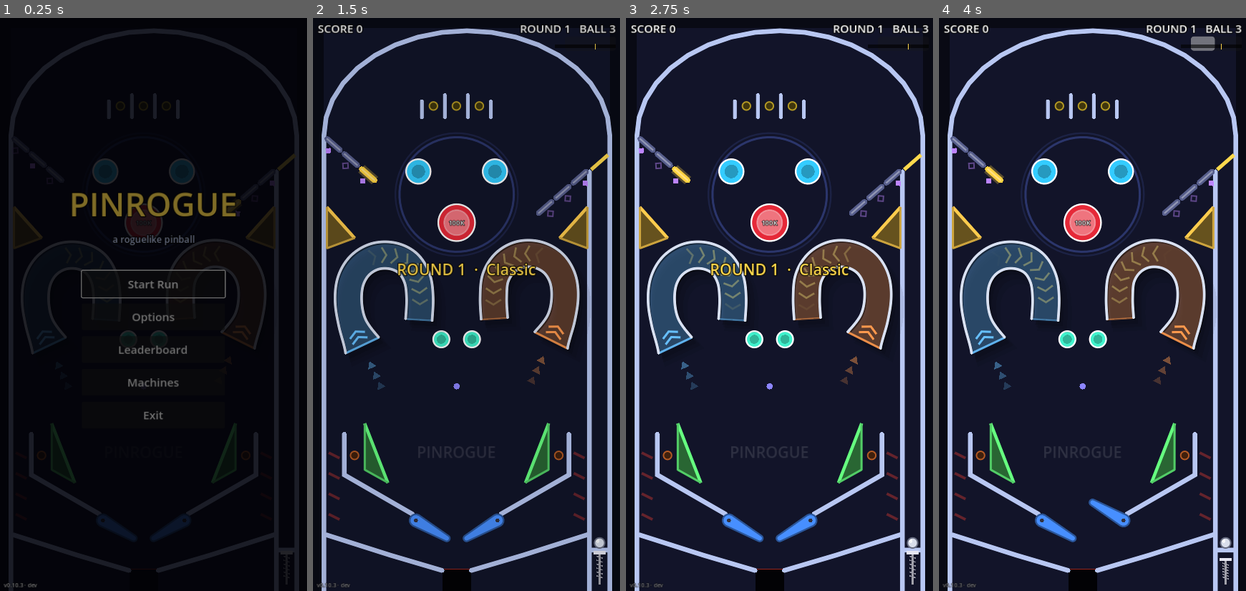
Above: before the commit, frames 1-4 (left to right).
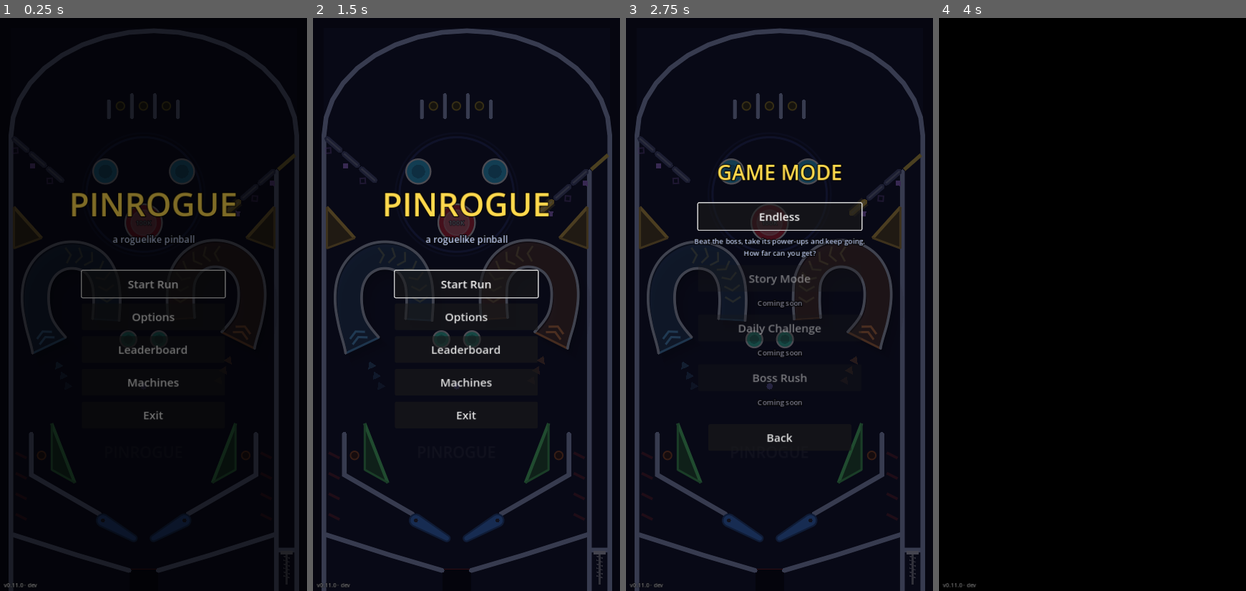
Above: after the commit, the same moments.

Repository: sessaregoAldo/PinRogue
Game: Godot game, scene res://scenes/main_menu.tscn
Same seed, same stepped clock (60 frames per second), same inputs: the game is played once before the commit and once after it.
Inputs (mouse positions are in pixels of both pictures, inside the frame that each line leads up to):
- Up to frame 1 (0.25 s): no input
- Up to frame 2 (1.5 s): click "Start Run" at 0.5 s; click (466, 436) at 1.25 s, where only the run after the commit has a clickable "Back"
- Up to frame 3 (2.75 s): click (779, 281) at 2 s, where only the run after the commit has a clickable "Start Run"
- Up to frame 4 (4 s): click (1092, 218) at 2.75 s, where only the run after the commit has a clickable "Endless"; tap Enter (ui_accept) at 3.5, 3.77 s; move the mouse to (1160, 275) at 3.52 s; hold M (flipper_right) from 3.53 s (still down); hold Space (launch) from 3.53 s (still down); click (1160, 275) at 3.67 s

The runs differ from the first frame. In frame 1, less than 0.1% of the frame differs, in the area x 4-8%, y 98-100%; in frame 2, 22%; in frame 3, 22%; in frame 4, 92%, in the area x 1-99%, y 1-100%.

Commit message:
v0.11.0: game mode picker and a controls summary before the first ball
- Start Run opens a GAME MODE page: Endless, plus greyed-out Story Mode,
  Daily Challenge and Boss Rush (coming soon).
- Picking a mode shows the controls for the device being used (keyboard on
  PC, touch on phones/tablets; Options > Controls can force either), plus
  the goal. Any key, click or tap loads the first machine; Esc / Back
  returns to the mode list.

Co-Authored-By: Claude Opus 5.5 <noreply@anthropic.com>

Diff:
--- a/build_info.cfg
+++ b/build_info.cfg
@@ -1,2 +1,2 @@
 [build]
-time="2026-11-09 00:45 UTC"
+time="2026-11-09 03:16 UTC"
--- a/project.godot
+++ b/project.godot
@@ -11,7 +11,7 @@
 [application]
 
 config/name="PinRogue"
-config/version="0.10.3"
+config/version="0.11.0"
 run/main_scene="res://scenes/main_menu.tscn"
 config/features=PackedStringArray("4.3", "GL Compatibility")
 
--- a/scripts/game_manager.gd
+++ b/scripts/game_manager.gd
@@ -75,6 +75,8 @@
 var nudge_mode: String = "swipe"
 ## touch_controls: "auto" (shown on touch screens), "on" or "off".
 var touch_controls: String = "auto"
+## Game mode picked in the main menu. Only "endless" exists so far.
+var game_mode: String = "endless"
 
 # --- Run modifiers (set by power-ups, reset on restart) ---
 ## True while the high-score name entry is focused (blocks the pause menu / restart key).
--- a/scripts/main_menu.gd
+++ b/scripts/main_menu.gd
@@ -1,8 +1,11 @@
 extends Node2D
 ## Main menu: Start Run, Options, Leaderboard, Machines (once there are more
 ## than 2 levels), Exit (desktop only). The first machine is shown dimmed in
-## the background. Start Run fades to black and opens the game, which fades in
-## on round 1.
+## the background.
+##
+## Start Run -> pick a game mode (Endless; the others are greyed out until they
+## exist) -> a controls summary for this device (PC or touch screen) -> any key,
+## click or tap fades to black and opens the game, which fades in on round 1.
 
 const GAME_SCENE := "res://scenes/game.tscn"
 const BUTTON_SIZE := Vector2(280, 52)
@@ -14,6 +17,17 @@
 var _options_page: VBoxContainer
 var _leaderboard_page: VBoxContainer
 var _machines_page: VBoxContainer
+var _modes_page: VBoxContainer
+var _controls_page: VBoxContainer
+var _endless_button: Button
+var _controls_title: Label
+var _controls_grid: GridContainer
+var _controls_footer: Label
+## Input is ignored on the controls page until this time (so the click / key that
+## picked the mode doesn't skip it).
+var _controls_ready_at: float = 0.0
+## True when the player is using a touch screen (last input was a touch, not a key).
+var _touch_used: bool = false
 var _start_button: Button
 var _settings: SettingsPanel
 var _leaderboard: LeaderboardPanel
@@ -37,10 +51,29 @@
 	create_tween().tween_property(_fade, "modulate:a", 0.0, 0.5)
 
 
+func _input(event: InputEvent) -> void:
+	if event is InputEventScreenTouch:
+		_touch_used = true
+	elif event is InputEventKey and event.pressed:
+		_touch_used = false
+
+
 func _unhandled_input(event: InputEvent) -> void:
 	if event.is_action_pressed("pause") and not _main_page.visible:
 		get_viewport().set_input_as_handled()
 		_back()
+		return
+	if _controls_page.visible and _is_any_press(event) \
+			and Time.get_ticks_msec() / 1000.0 >= _controls_ready_at:
+		get_viewport().set_input_as_handled()
+		_start_run()
+
+
+## A fresh key press, mouse click or gamepad button (a tap arrives as a click).
+func _is_any_press(event: InputEvent) -> bool:
+	if event is InputEventKey:
+		return event.pressed and not event.echo
+	return (event is InputEventMouseButton or event is InputEventJoypadButton) and event.pressed
 
 
 func _show_page(page: Control) -> void:
@@ -55,13 +88,76 @@
 		_leaderboard.refresh()
 	elif page == _machines_page:
 		_show_machine(_machine_index)
+	elif page == _modes_page:
+		_endless_button.grab_focus()
+	elif page == _controls_page:
+		_fill_controls()
+		_controls_ready_at = Time.get_ticks_msec() / 1000.0 + 0.35
 
 
 func _back() -> void:
 	if _options_page.visible:
 		Sfx.save_settings()
 	Sfx.play("click")
-	_show_page(_main_page)
+	_show_page(_modes_page if _controls_page.visible else _main_page)
+
+
+func _pick_mode(mode: String) -> void:
+	GameManager.game_mode = mode
+	_click_to(_controls_page)
+
+
+# --- Controls summary -----------------------------------------------------------
+
+## Touch layout if the setting forces it, otherwise whatever the player is using.
+func _touch_layout() -> bool:
+	match GameManager.touch_controls:
+		"on":
+			return true
+		"off":
+			return false
+	return _touch_used or (DisplayServer.is_touchscreen_available() and not OS.has_feature("pc"))
+
+
+func _fill_controls() -> void:
+	for child in _controls_grid.get_children():
+		_controls_grid.remove_child(child)
+		child.queue_free()
+	var touch := _touch_layout()
+	_controls_title.text = "TOUCH CONTROLS" if touch else "KEYBOARD CONTROLS"
+	var rows: Array
+	if touch:
+		var nudge := "Swipe left, up or right anywhere" if GameManager.nudge_mode == "swipe" \
+				else "Jolt the phone left, right or away from you"
+		rows = [
+			["Flippers", "Hold the left or right half of the bottom of the screen"],
+			["Launch", "Drag the launcher (right lane) down and let go. Pull further for more power"],
+			["Nudge", nudge + ". Too many in a row: TILT"],
+			["Pause", "The II button at the top"],
+		]
+	else:
+		rows = [
+			["Left flipper", "Z  or  Left arrow"],
+			["Right flipper", "M,  /  or  Right arrow"],
+			["Launch", "Hold Space (or Down) and release. Hold longer for more power"],
+			["Nudge", "A  W  D  (left, up, right). Too many in a row: TILT"],
+			["Pause", "Esc"],
+			["Restart", "R"],
+		]
+	for row: Array in rows:
+		var action := Label.new()
+		action.text = row[0]
+		action.add_theme_font_size_override("font_size", 18)
+		action.add_theme_color_override("font_color", GOLD)
+		action.custom_minimum_size = Vector2(130, 0)
+		_controls_grid.add_child(action)
+		var how := Label.new()
+		how.text = row[1]
+		how.add_theme_font_size_override("font_size", 18)
+		how.autowrap_mode = TextServer.AUTOWRAP_WORD_SMART
+		how.custom_minimum_size = Vector2(300, 0)
+		_controls_grid.add_child(how)
+	_controls_footer.text = "Tap anywhere to start" if touch else "Press any key or click to start"
 
 
 func _start_run() -> void:
@@ -121,7 +217,7 @@
 	_label(_main_page, "PINROGUE", 64, GOLD)
 	_label(_main_page, "a roguelike pinball", 18, SOFT)
 	_spacer(_main_page, 24)
-	_start_button = _button(_main_page, "Start Run", _start_run)
+	_start_button = _button(_main_page, "Start Run", func() -> void: _click_to(_modes_page))
 	_button(_main_page, "Options", func() -> void: _click_to(_options_page))
 	_button(_main_page, "Leaderboard", func() -> void: _click_to(_leaderboard_page))
 	if LevelRegistry.count() > 2:
@@ -175,6 +271,51 @@
 	_small_button(nav, ">", func() -> void: _click_show(_machine_index + 1))
 	_button(_machines_page, "Back", _back)
 
+	# Game modes
+	_modes_page = _page(holder)
+	_label(_modes_page, "GAME MODE", 40, GOLD)
+	_spacer(_modes_page, 8)
+	_endless_button = _mode(_modes_page, "Endless",
+			"Beat the boss, take its power-ups and keep going. How far can you get?",
+			func() -> void: _pick_mode("endless"))
+	_mode(_modes_page, "Story Mode", "Coming soon", Callable())
+	_mode(_modes_page, "Daily Challenge", "Coming soon", Callable())
+	_mode(_modes_page, "Boss Rush", "Coming soon", Callable())
+	_spacer(_modes_page, 8)
+	_button(_modes_page, "Back", _back)
+
+	# Controls summary (shown before the first ball)
+	_controls_page = _page(holder)
+	var panel := PanelContainer.new()
+	var style := StyleBoxFlat.new()
+	style.bg_color = Color(0.06, 0.07, 0.14, 0.95)
+	style.border_color = Color(GOLD, 0.6)
+	style.set_border_width_all(2)
+	style.set_corner_radius_all(10)
+	style.set_content_margin_all(22)
+	panel.add_theme_stylebox_override("panel", style)
+	var panel_row := CenterContainer.new()
+	panel_row.add_child(panel)
+	_controls_page.add_child(panel_row)
+	var box := VBoxContainer.new()
+	box.add_theme_constant_override("separation", 14)
+	panel.add_child(box)
+	_controls_title = _label(box, "", 30, GOLD)
+	_controls_grid = GridContainer.new()
+	_controls_grid.columns = 2
+	_controls_grid.add_theme_constant_override("h_separation", 16)
+	_controls_grid.add_theme_constant_override("v_separation", 12)
+	box.add_child(_controls_grid)
+	var goal := _label(box, "Hit the boss bumper until its health runs out. Light every lane in a set to pick a power-up.", 16, SOFT)
+	goal.autowrap_mode = TextServer.AUTOWRAP_WORD_SMART
+	goal.custom_minimum_size = Vector2(446, 0)
+	_controls_footer = _label(_controls_page, "", 22, Color.WHITE)
+	var pulse := create_tween().set_loops()
+	pulse.tween_property(_controls_footer, "modulate:a", 0.35, 0.7)
+	pulse.tween_property(_controls_footer, "modulate:a", 1.0, 0.7)
+	var back := _button(_controls_page, "Back", _back)
+	back.focus_mode = Control.FOCUS_NONE # Space / Enter should start, not go back
+
 	# Fade overlay for transitions.
 	var fade_layer := CanvasLayer.new()
 	fade_layer.layer = 90
@@ -235,6 +376,18 @@
 	return b
 
 
+## A game mode: a big button with a short description under it. No callback
+## means the mode isn't ready yet, so it is shown greyed out.
+func _mode(parent: Control, title: String, desc: String, on_pressed: Callable) -> Button:
+	var b := _button(parent, title, on_pressed if on_pressed.is_valid() else func() -> void: pass)
+	b.custom_minimum_size = Vector2(320, 52)
+	b.disabled = not on_pressed.is_valid()
+	var label := _label(parent, desc, 14, SOFT if not b.disabled else Color(0.5, 0.5, 0.58))
+	label.autowrap_mode = TextServer.AUTOWRAP_WORD_SMART
+	label.custom_minimum_size = Vector2(360, 0)
+	return b
+
+
 func _small_button(parent: Control, text: String, on_pressed: Callable) -> Button:
 	var b := Button.new()
 	b.text = text
Not shown, changed: docs/index.pck
